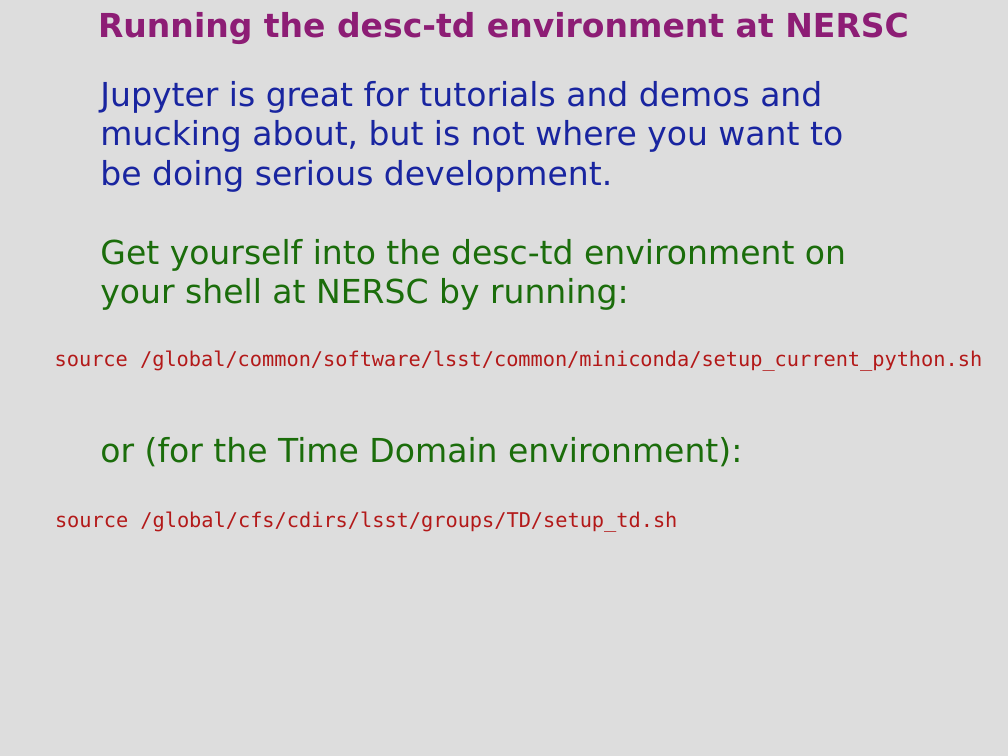
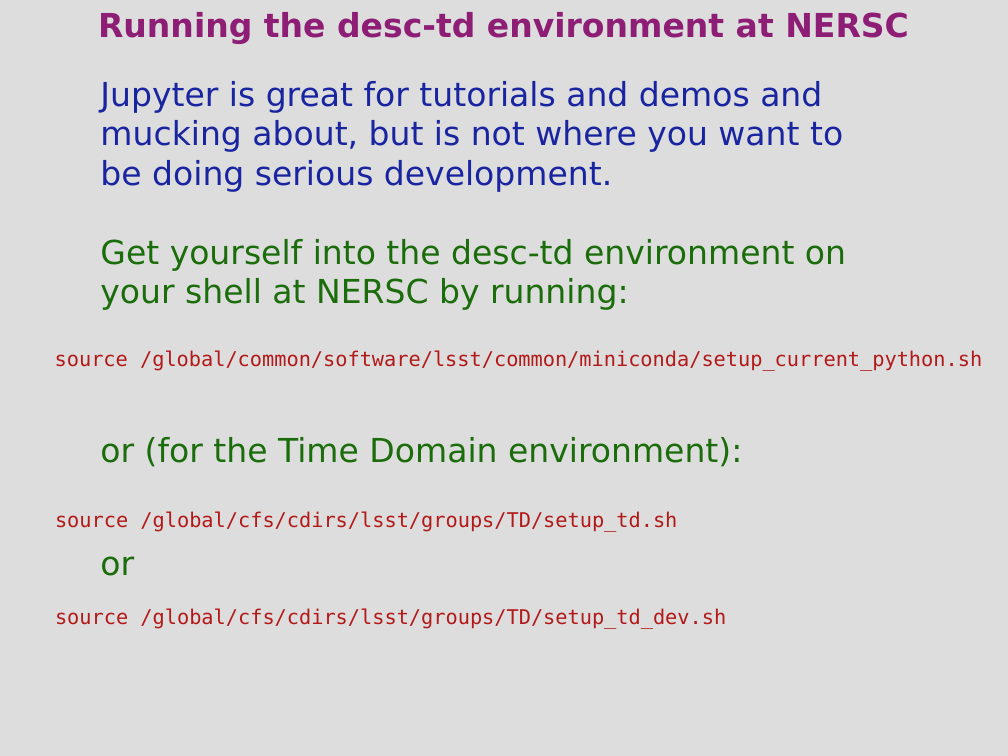
Before and after one commit to LSSTDESC/elasticc, a slide deck: slide 13 of jupyter/sprint_week_2024oct/elasticc_sprintweek_2024-10.odp. Drawn at 1008x756 pixels with LibreOffice and Linux fonts; fonts in the diff are those of the drawing. Boxes give left, top, right and bottom in pixels: in the first picture for what was removed or moved away, otherwise in the second. Text is boxed around its words. In the diff, an @@ line names an element or a change of style, - is before the commit and + after.

```diff
--- a/jupyter/sprint_week_2024oct/elasticc_sprintweek_2024-10.odp
+++ b/jupyter/sprint_week_2024oct/elasticc_sprintweek_2024-10.odp
@@ text added at (x1=100, y1=556, x2=134, y2=576), 26 pt, text #1B6D0B @@
+or
@@ text at (x1=55, y1=608, x2=726, y2=629): paragraph added @@
+source /global/cfs/cdirs/lsst/groups/TD/setup_td_dev.sh
```
Also in this commit, not shown: 4 other slides changed, 1 other file.
